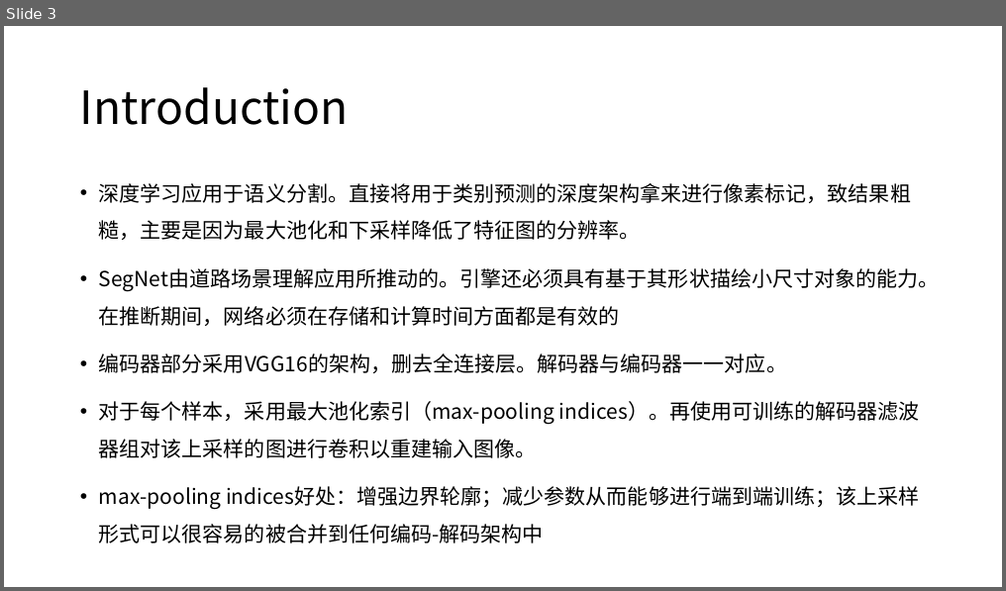
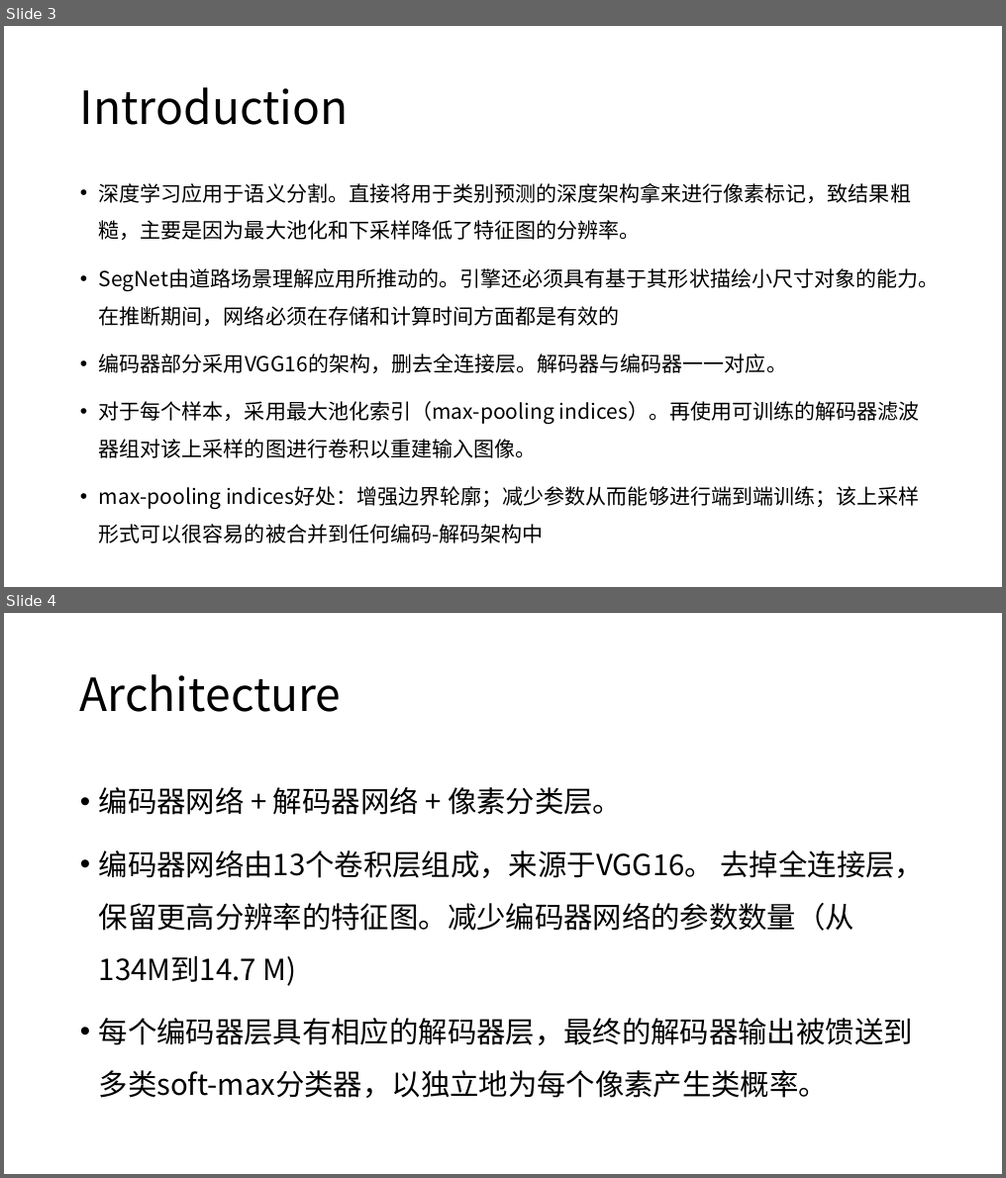
Before and after one commit to XianzhengWU/deeplearning_papernotes, a slide deck: w-第五次组会_2018.11.5.pptx. Shown one above the other, each under a label of ours: slide 3 before the commit, slides 3 and 4 after it. The pictures are 1006x591 and 1006x1178 pixels, drawn with LibreOffice and Linux fonts; fonts in the diff are those of the drawing. Boxes give left, top, right and bottom in pixels: in the first picture for what was removed or moved away, otherwise in the second. Text is boxed around its words. In the diff, an @@ line names an element or a change of style, - is before the commit and + after.

```diff
--- a/w-第五次组会_2018.11.5.pptx
+++ b/w-第五次组会_2018.11.5.pptx
@@ slide 4 added at (x1=4, y1=613, x2=1002, y2=1174), background #FFFFFF @@
@@ title added at (x1=80, y1=674, x2=342, y2=712), 44 pt, text #000000 @@
+Architecture
@@ text added at (x1=99, y1=787, x2=925, y2=1098), 28 pt, text #000000 @@
+• 编码器网络 + 解码器网络 + 像素分类层。
+• 编码器网络由13个卷积层组成，来源于VGG16。 去掉全连接层，保留更高分辨率的特征图。减少编码器网络的参数数量（从134M到14.7 M)
+• 每个编码器层具有相应的解码器层，最终的解码器输出被馈送到多类soft-max分类器，以独立地为每个像素产生类概率。
```
Also in this commit, not shown: 23 other slides added, 6 slides removed, 5 other files.
